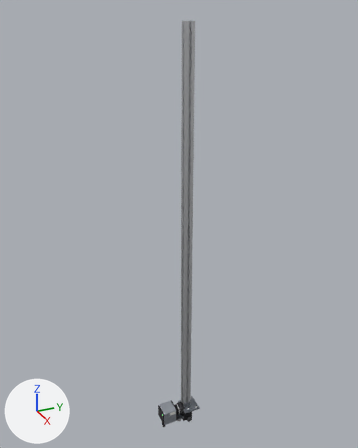
The glTF model public/models/camera_mount.glb as it was, and as the next commit left it.
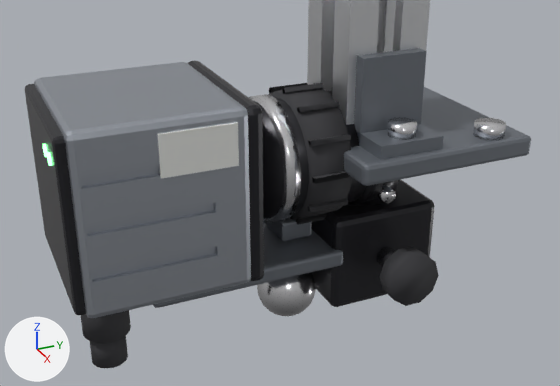
Old and new are each drawn whole from a 50 mm camera at (0.954, -0.45, 1.042) aimed at (-0.029, -0.007, 0.551) and again close up from a 50 mm camera at (0.155, -0.091, 0.068) aimed at (0.002, -0.023, -0.009). Every picture has the same lights, and +X, +Y and +Z are marked at lower left. The older version's two pictures come first. Where no turn or scale is listed for an object, it has been applied to the vertices. Vertices at exactly the same position are counted once.

In view in the first close-up: 'camera', 'clamp', 'foot', 'post_profile'.
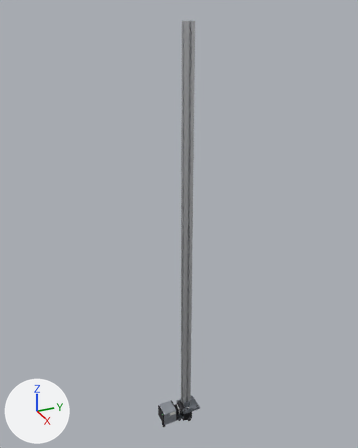
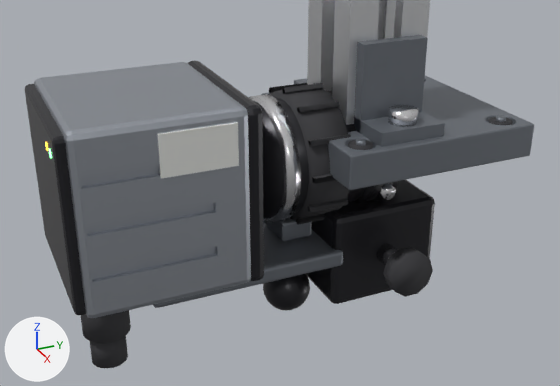
Location of each change, (x1, y1, x2, y2) in pixels of the close-ups (560 x 386 px; the box of a moved part takes in the faces that stretch with it):
'foot', reshaped
    before: (344, 48, 531, 186)
    after: (261, 35, 534, 190)
'clamp', reshaped, moved
    before: (311, 179, 439, 307)
    after: (306, 180, 435, 304)
part 1 of me_cylinder_013, moved or reshaped
    before: (379, 246, 439, 306)
    after: (383, 247, 433, 297)
part 2 of me_cube_046, added
    after: (356, 139, 366, 146)
part 3 of me_cube_046, added
    after: (496, 116, 506, 122)
part 4 of me_cube_046, added
    after: (348, 140, 373, 150)
part 5 of me_cube_046, added
    after: (489, 117, 513, 125)
part 6 of me_cube_046, rebuilt
    before: (344, 87, 531, 186)
    after: (261, 76, 534, 190)
part 7 of me_cube_046, deleted
    before: (473, 118, 506, 140)
part 8 of me_cube_046, moved or reshaped (not visible before)
    after: (294, 78, 307, 84)
part 9 of me_cube_046, moved or reshaped
    before: (354, 48, 444, 160)
    after: (354, 35, 445, 147)
part 10 of me_cylinder, added
    after: (263, 274, 310, 310)
part 11 of me_cylinder, deleted
    before: (257, 272, 316, 316)
part 12 of me_cylinder, deleted
    before: (47, 152, 52, 166)
part 13 of me_cylinder, deleted
    before: (43, 144, 47, 157)

Edits to the bpy script that builds the scene:
```text
Change me_cylinder_013:
    remove me_cylinder_013.from_pydata(...)  # 212 vertices, 404 faces; spans x -0.014..0.027, y -0.014..0.014, z -0.028..0.004
    add me_cylinder_013.from_pydata(...)  # 212 vertices, 404 faces; spans x -0.014..0.026, y -0.014..0.014, z -0.028..0.004
    me_cylinder_013 part 1: the loose piece of 20 vertices spanning x 0.022..0.027, y -0.0065..0.0065, z -0.0222..-0.0098 is scaled about its middle by (0.8, 0.846, 0.846), then moved by (-0.0005, 0.0, 0.0)
Change me_cube_046:
    remove me_cube_046.from_pydata(...)  # 216 vertices, 396 faces; spans x -0.024..0.024, y -0.013..0.032, z 0.0..0.025
    add me_cube_046.from_pydata(...)  # 904 vertices, 1740 faces; spans x -0.024..0.024, y -0.0166..0.032, z 0.0..0.028
    me_cube_046 part 2: a new loose piece, a 6-sided cylinder along z spanning x 0.0175..0.0195, y -0.0122..-0.0098, z 0.0075..0.0087, in mat_footsteel (grey #7c8189)
    me_cube_046 part 3: a new loose piece, a 6-sided cylinder along z spanning x 0.0175..0.0195, y 0.0253..0.0277, z 0.0075..0.0087, in mat_footsteel (grey #7c8189)
    me_cube_046 part 4: a new loose piece, a 20-sided cylinder along z spanning x 0.0158..0.0212, y -0.0137..-0.0083, z 0.0055..0.0079, in mat_camrubber (dark grey #38383c)
    me_cube_046 part 5: a new loose piece, a 20-sided cylinder along z spanning x 0.0158..0.0212, y 0.0238..0.0292, z 0.0055..0.0079, in mat_camrubber (dark grey #38383c)
    me_cube_046 part 6: the loose piece of 56 vertices spanning x -0.024..0.024, y -0.013..0.032, z 0.0..0.005 is rebuilt with 548 vertices and now spans x -0.024..0.024, y -0.0165..0.032, z 0.0..0.008
    me_cube_046 part 7: the loose piece of 32 vertices spanning x 0.0154..0.0226, y 0.0194..0.0266, z 0.005..0.008 is deleted
    me_cube_046 part 8: 28 vertices removed from x -0.022..-0.01, y -0.008..0.008, z 0.005..0.025; 28 vertices added at x -0.022..-0.01, y -0.008..0.008, z 0.008..0.028
    me_cube_046 part 9: 28 vertices removed from x 0.01..0.022, y -0.008..0.008, z 0.005..0.025; 28 vertices added at x 0.01..0.022, y -0.008..0.008, z 0.008..0.028
    other edits to the shape of me_cube_046 do not show in these pictures
    add me_cube_046.materials.append(mat_camrubber)  # dark grey #38383c
Change me_cylinder:
    remove me_cylinder.from_pydata(...)  # 1586 vertices, 3022 faces; spans x -0.02..0.0204, y -0.072..0.002, z -0.044..0.02
    add me_cylinder.from_pydata(...)  # 1586 vertices, 3022 faces; spans x -0.02..0.0204, y -0.0717..0.002, z -0.044..0.02
    me_cylinder part 10: a new loose piece, a UV sphere (24 segments, 12 rings, poles along z) spanning x -0.006..0.006, y -0.0225..-0.0105, z -0.042..-0.03, in mat_camblack (dark grey #2c2c30)
    me_cylinder part 11: the loose piece of 266 vertices spanning x -0.0075..0.0075, y -0.024..-0.009, z -0.0435..-0.0285 is deleted
    me_cylinder part 12: the loose piece of 24 vertices spanning x 0.0117..0.0143, y -0.072..-0.0705, z 0.0117..0.0143 is deleted
    me_cylinder part 13: the loose piece of 24 vertices spanning x 0.0067..0.0093, y -0.072..-0.0705, z 0.0117..0.0143 is deleted
    other edits to the shape of me_cylinder do not show in these pictures
    add me_cylinder.materials.append(mat_camledamber)  # orange #f3bc3f, glowing orange #ffc43f
Change ob_clamp:
    ob_clamp.location: (0.0, 0.0, -0.0085) -> (0.0, 0.0, -0.0076)
```
